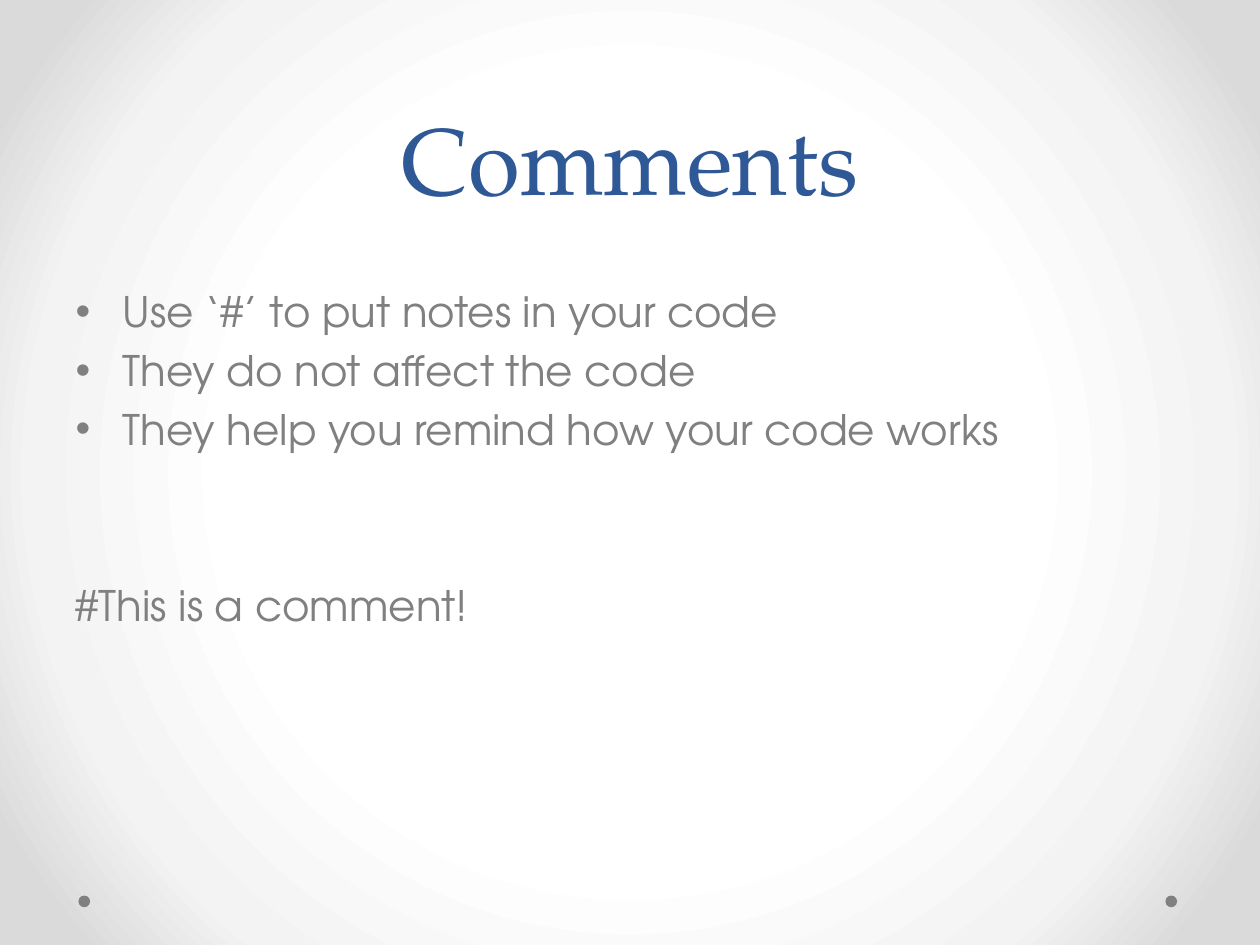
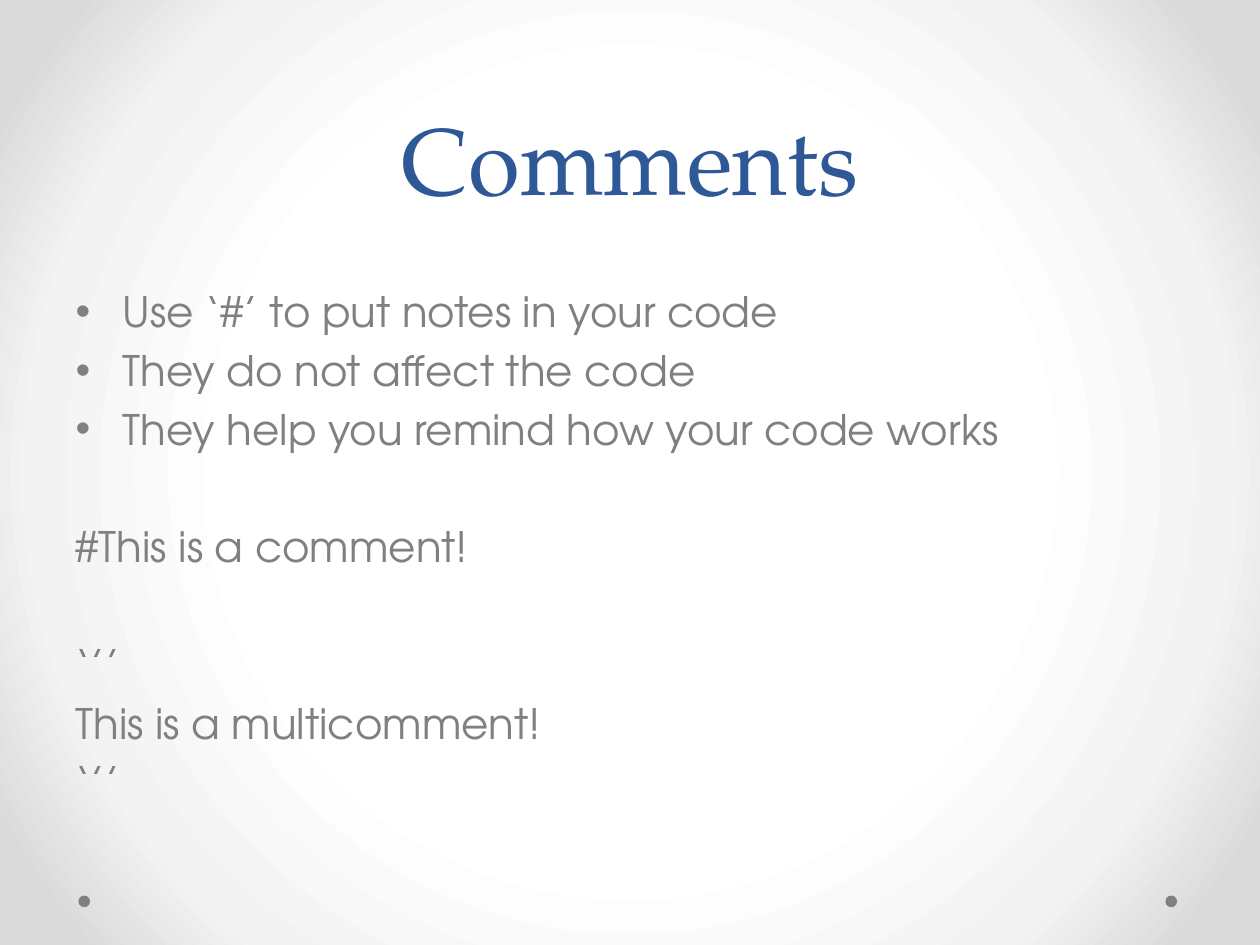
Before and after one commit to vmuijrers/EmpoweringCreativeThinkingThroughProgramming, a slide deck: slide 18 of Slides/ECTTP_Les_2_Variables_And_Operators.pptx (slide 17 before the commit). Drawn at 1260x945 pixels with LibreOffice and Linux fonts; fonts in the diff are those of the drawing. Boxes give left, top, right and bottom in pixels: in the first picture for what was removed or moved away, otherwise in the second. Text is boxed around its words. In the diff, an @@ line names an element or a change of style, - is before the commit and + after.

```diff
--- a/Slides/ECTTP_Les_2_Variables_And_Operators.pptx
+++ b/Slides/ECTTP_Les_2_Variables_And_Operators.pptx
@@ text at (x1=76, y1=708, x2=541, y2=740): paragraphs added @@
+‘’’
+This is a multicomment!
+‘’’
```
Also in this commit, not shown: 2 other slides changed, 1 slide added, 1 other file.
